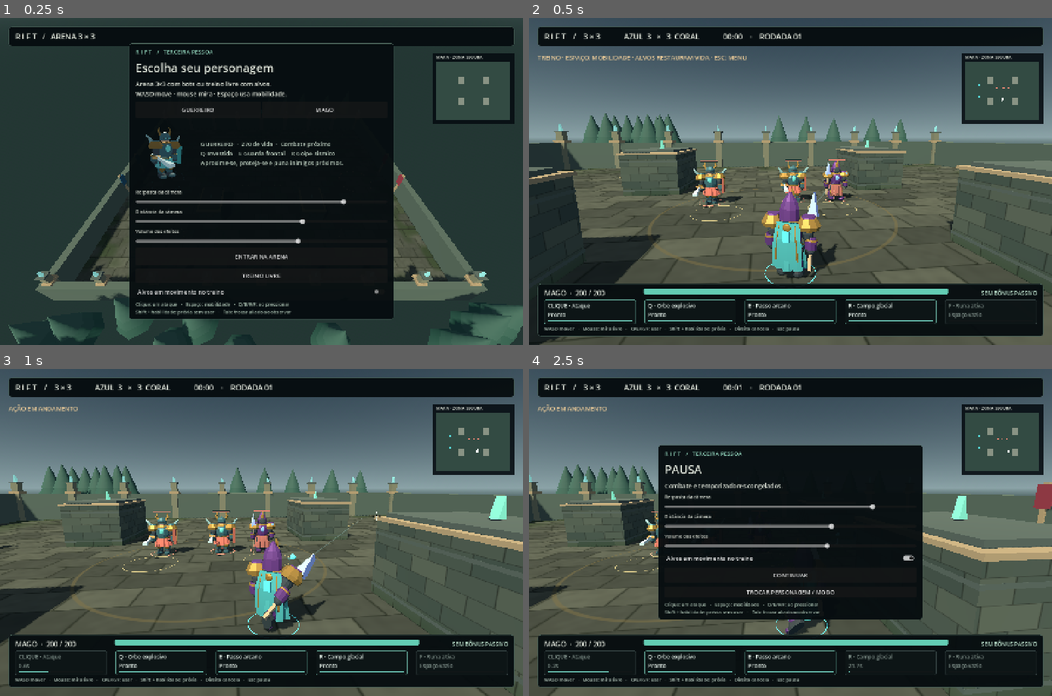
Above: before the commit, frames 1-4 (two rows, left to right).
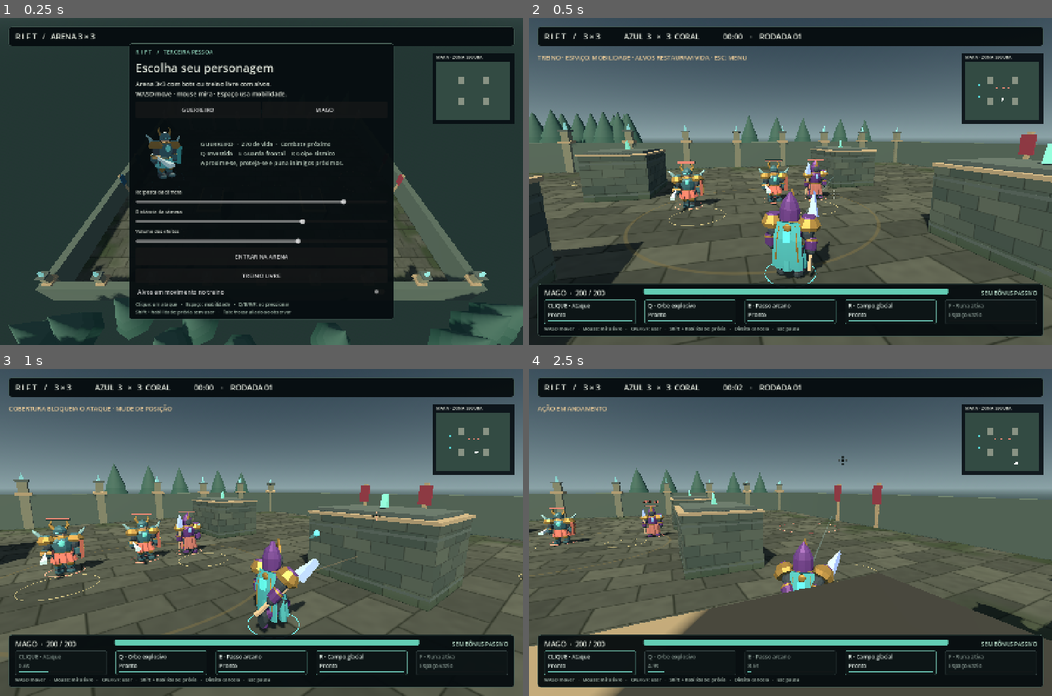
Above: after the commit, the same moments.

Repository: eduardo-aop/JoguinhoO
Game: Godot game, scene res://tests/brawler_preview.tscn
Same seed, same stepped clock (60 frames per second), same inputs: the game is played once before the commit and once after it. This scene is started directly instead of the project's main scene.
Inputs (mouse positions are in pixels of both pictures, inside the frame that each line leads up to):
- Up to frame 1 (0.25 s): no input
- Up to frame 2 (0.5 s): no input
- Up to frame 3 (1 s): tap Enter at 0.5 s; move the mouse to (376, 516) at 0.52 s; hold D (move_right) from 0.53 s (still down); tap Shift at 0.6 s; click (376, 516) at 0.67 s; tap Space at 0.77 s
- Up to frame 4 (2.5 s): move the mouse to (685, 548) at 1.27 s; release D (move_right) at 1.28 s; hold S (move_back) 1.28-2.03 s; tap Q at 1.35 s; click (685, 548) at 1.42 s; tap Space at 1.52 s; move the mouse to (842, 460) at 2.02 s; hold D (move_right) from 2.03 s (still down); tap E at 2.1 s; click (842, 460) at 2.17 s

Frame 1 is identical in both runs. In frame 2, 14% of the frame differs, in the area x 0-100%, y 28-100%; in frame 3, 19%; in frame 4, 39%, in the area x 0-100%, y 4-100%.

Commit message:
feat: suaviza retorno da camera com cursor livre

Diff:
--- /dev/null
+++ b/docs/validacao-retorno-camera/report.json
@@ -0,0 +1,218 @@
+{
+  "generated_utc": "2026-09-11T19:37:31.898682+00:00",
+  "project": "JoguinhoO",
+  "tests": [
+    {
+      "name": "camera_return",
+      "checks": 8,
+      "failures": 0,
+      "exit_code": 0,
+      "script_errors": false,
+      "unexpected_errors": [],
+      "environment_warnings": [
+        "ERROR: Failed to open 'user://logs/godot2026-09-11T16.37.32.log'.",
+        "ERROR: Failed to open log file for writing: user://logs/godot.log",
+        "ERROR: Condition \"ret != noErr\" is true. Returning: \"\""
+      ],
+      "passed": true
+    },
+    {
+      "name": "hazard_response",
+      "checks": 12,
+      "failures": 0,
+      "exit_code": 0,
+      "script_errors": false,
+      "unexpected_errors": [],
+      "environment_warnings": [
+        "ERROR: Failed to open 'user://logs/godot2026-09-11T16.37.32.log'.",
+        "ERROR: Failed to open log file for writing: user://logs/godot.log",
+        "ERROR: Condition \"ret != noErr\" is true. Returning: \"\""
+      ],
+      "passed": true
+    },
+    {
+      "name": "quickcast",
+      "checks": 29,
+      "failures": 0,
+      "exit_code": 0,
+      "script_errors": false,
+      "unexpected_errors": [],
+      "environment_warnings": [
+        "ERROR: Failed to open 'user://logs/godot2026-09-11T16.37.32.log'.",
+        "ERROR: Failed to open log file for writing: user://logs/godot.log",
+        "ERROR: Condition \"ret != noErr\" is true. Returning: \"\""
+      ],
+      "passed": true
+    },
+    {
+      "name": "brawler",
+      "checks": 25,
+      "failures": 0,
+      "exit_code": 0,
+      "script_errors": false,
+      "unexpected_errors": [],
+      "environment_warnings": [
+        "ERROR: Failed to open 'user://logs/godot2026-09-11T16.37.33.log'.",
+        "ERROR: Failed to open log file for writing: user://logs/godot.log",
+        "ERROR: Condition \"ret != noErr\" is true. Returning: \"\""
+      ],
+      "passed": true
+    },
+    {
+      "name": "suite",
+      "checks": 67,
+      "failures": 0,
+      "exit_code": 0,
+      "script_errors": false,
+      "unexpected_errors": [],
+      "environment_warnings": [
+        "ERROR: Failed to open 'user://logs/godot2026-09-11T16.37.33.log'.",
+        "ERROR: Failed to open log file for writing: user://logs/godot.log",
+        "ERROR: Condition \"ret != noErr\" is true. Returning: \"\""
+      ],
+      "passed": true
+    },
+    {
+      "name": "polish",
+      "checks": 20,
+      "failures": 0,
+      "exit_code": 0,
+      "script_errors": false,
+      "unexpected_errors": [],
+      "environment_warnings": [
+        "ERROR: Failed to open 'user://logs/godot2026-09-11T16.37.35.log'.",
+        "ERROR: Failed to open log file for writing: user://logs/godot.log",
+        "ERROR: Condition \"ret != noErr\" is true. Returning: \"\""
+      ],
+      "passed": true
+    },
+    {
+      "name": "control",
+      "checks": 19,
+      "failures": 0,
+      "exit_code": 0,
+      "script_errors": false,
+      "unexpected_errors": [],
+      "environment_warnings": [
+        "ERROR: Failed to open 'user://logs/godot2026-09-11T16.37.35.log'.",
+        "ERROR: Failed to open log file for writing: user://logs/godot.log",
+        "ERROR: Condition \"ret != noErr\" is true. Returning: \"\""
+      ],
+      "passed": true
+    },
+    {
+      "name": "survival_camera",
+      "checks": 21,
+      "failures": 0,
+      "exit_code": 0,
+      "script_errors": false,
+      "unexpected_errors": [],
+      "environment_warnings": [
+        "ERROR: Failed to open 'user://logs/godot2026-09-11T16.37.35.log'.",
+        "ERROR: Failed to open log file for writing: user://logs/godot.log",
+        "ERROR: Condition \"ret != noErr\" is true. Returning: \"\""
+      ],
+      "passed": true
+    },
+    {
+      "name": "input_and_stress",
+      "checks": 26,
+      "failures": 0,
+      "exit_code": 0,
+      "script_errors": false,
+      "unexpected_errors": [],
+      "environment_warnings": [
+        "ERROR: Failed to open 'user://logs/godot2026-09-11T16.37.36.log'.",
+        "ERROR: Failed to open log file for writing: user://logs/godot.log",
+        "ERROR: Condition \"ret != noErr\" is true. Returning: \"\""
+      ],
+      "passed": true
+    },
+    {
+      "name": "attack_timing",
+      "checks": 6,
+      "failures": 0,
+      "exit_code": 0,
+      "script_errors": false,
+      "unexpected_errors": [],
+      "environment_warnings": [
+        "ERROR: Failed to open 'user://logs/godot2026-09-11T16.37.44.log'.",
+        "ERROR: Failed to open log file for writing: user://logs/godot.log",
+        "ERROR: Condition \"ret != noErr\" is true. Returning: \"\""
+      ],
+      "passed": true
+    },
+    {
+      "name": "effects",
+      "checks": 18,
+      "failures": 0,
+      "exit_code": 0,
+      "script_errors": false,
+      "unexpected_errors": [],
+      "environment_warnings": [
+        "ERROR: Failed to open 'user://logs/godot2026-09-11T16.37.44.log'.",
+        "ERROR: Failed to open log file for writing: user://logs/godot.log",
+        "ERROR: Condition \"ret != noErr\" is true. Returning: \"\""
+      ],
+      "passed": true
+    },
+    {
+      "name": "tactics",
+      "checks": 8,
+      "failures": 0,
+      "exit_code": 0,
+      "script_errors": false,
+      "unexpected_errors": [],
+      "environment_warnings": [
+        "ERROR: Failed to open 'user://logs/godot2026-09-11T16.37.44.log'.",
+        "ERROR: Failed to open log file for writing: user://logs/godot.log",
+        "ERROR: Condition \"ret != noErr\" is true. Returning: \"\""
+      ],
+      "passed": true
+    },
+    {
+      "name": "telemetry",
+      "checks": 7,
+      "failures": 0,
+      "exit_code": 0,
+      "script_errors": false,
+      "unexpected_errors": [],
+      "environment_warnings": [
+        "ERROR: Failed to open 'user://logs/godot2026-09-11T16.37.44.log'.",
+        "ERROR: Failed to open log file for writing: user://logs/godot.log",
+        "ERROR: Condition \"ret != noErr\" is true. Returning: \"\""
+      ],
+      "passed": true
+    },
+    {
+      "name": "dash_timing",
+      "checks": 6,
+      "failures": 0,
+      "exit_code": 0,
+      "script_errors": false,
+      "unexpected_errors": [],
+      "environment_warnings": [
+        "ERROR: Failed to open 'user://logs/godot2026-09-11T16.37.45.log'.",
+        "ERROR: Failed to open log file for writing: user://logs/godot.log",
+        "ERROR: Condition \"ret != noErr\" is true. Returning: \"\""
+      ],
+      "passed": true
+    },
+    {
+      "name": "hitbox",
+      "checks": 8,
+      "failures": 0,
+      "exit_code": 0,
+      "script_errors": false,
+      "unexpected_errors": [],
+      "environment_warnings": [
+        "ERROR: Failed to open 'user://logs/godot2026-09-11T16.37.45.log'.",
+        "ERROR: Failed to open log file for writing: user://logs/godot.log",
+        "ERROR: Condition \"ret != noErr\" is true. Returning: \"\""
+      ],
+      "passed": true
+    }
+  ],
+  "checks": 280,
+  "passed": true
+}
--- a/scripts/camera_rig.gd
+++ b/scripts/camera_rig.gd
@@ -6,6 +6,8 @@
 var camera: Camera3D
 var pitch: float = -.28
 var yaw := 0.0
+var return_yaw := 0.0
+var follow_orbit_enabled := true
 var model_visible := true
 var cursor_position := Vector2.ZERO
 var current_distance := 6.0
@@ -29,11 +31,32 @@
 	if get_tree().paused: return
 	if event is InputEventMouseMotion or event is InputEventMouseButton:
 		cursor_position = event.position.clamp(Vector2.ZERO,get_viewport().get_visible_rect().size)
+		if event is InputEventMouseMotion and event.screen_relative.length_squared() > .01:
+			set_return_direction()
+
+func set_return_direction() -> void:
+	if not is_instance_valid(actor): return
+	var point: Vector3 = aim_query().position
+	var offset := point-actor.global_position
+	if Vector2(offset.x,offset.z).length() < .25: return
+	var heading := atan2(-offset.x,-offset.z)
+	# Sample user intent once. Chasing actor yaw each frame would endlessly
+	# rotate both camera and aim with a stationary off-center cursor.
+	return_yaw = yaw+clampf(angle_difference(yaw,heading),-deg_to_rad(25),deg_to_rad(25))
+
+func update_orbit(dt: float) -> void:
+	if not follow_orbit_enabled: return
+	if actor is RiftFighter and not actor.human:
+		return_yaw = actor.rotation.y
+	var step := angle_difference(yaw,return_yaw)*(1.0-exp(-4.0*dt))
+	yaw = wrapf(yaw+clampf(step,-dt*deg_to_rad(70),dt*deg_to_rad(70)),-PI,PI)
+	rotation = Vector3(pitch,yaw,0)
 
 func look(delta: Vector2) -> void:
 	yaw = wrapf(yaw-delta.x*settings.mouse_sensitivity,-PI,PI)
 	pitch = clampf(pitch-delta.y*settings.mouse_sensitivity,-1.05,.45)
 	rotation = Vector3(pitch,yaw,0)
+	return_yaw = yaw
 	update_collision(0)
 
 func aim_toward(point: Vector3) -> void:
@@ -41,6 +64,7 @@
 	yaw = atan2(-offset.x,-offset.z)
 	pitch = clampf(atan2(offset.y,Vector2(offset.x,offset.z).length()),-1.05,.45)
 	rotation = Vector3(pitch,yaw,0)
+	return_yaw = yaw
 	update_collision(0)
 
 func snap_to_actor() -> void:
@@ -48,6 +72,7 @@
 	global_position = follow_target()
 	rotation = Vector3(pitch,yaw,0)
 	cursor_position = get_viewport().get_visible_rect().size*.5
+	return_yaw = yaw
 	update_collision(0)
 
 func follow_target() -> Vector3:
@@ -55,6 +80,7 @@
 
 func _physics_process(dt: float) -> void:
 	if not is_instance_valid(actor): return
+	update_orbit(dt)
 	global_position = global_position.lerp(follow_target(),1.0-exp(-settings.camera_follow_speed*dt))
 	update_collision(dt)
 
--- a/tests/brawler_preview.gd
+++ b/tests/brawler_preview.gd
@@ -18,6 +18,8 @@
 	var original_rotation := game.rig.rotation
 	get_viewport().push_input(motion,true)
 	print("FREE_CURSOR_NATIVE visible=",Input.mouse_mode == Input.MOUSE_MODE_VISIBLE," camera_stable=",game.rig.rotation == original_rotation," cursor=",game.rig.cursor_position)
+	await get_tree().create_timer(1.2).timeout
+	print("CAMERA_RETURN_NATIVE before=",original_rotation.y," after=",game.rig.yaw," free=",Input.mouse_mode == Input.MOUSE_MODE_VISIBLE)
 	await capture("res://work/brawler-training.png")
 	var preview := InputEventKey.new()
 	preview.physical_keycode = KEY_R
--- /dev/null
+++ b/tests/camera_return.gd
@@ -0,0 +1,52 @@
+extends SceneTree
+var checks := 0
+var failures := 0
+func _initialize() -> void: call_deferred("run")
+func check(ok: bool,label: String) -> void:
+	checks += 1
+	if not ok: failures += 1
+	print("PASS " if ok else "FAIL ",label)
+func run() -> void:
+	var game: RiftArena = load("res://scenes/arena.tscn").instantiate()
+	root.add_child(game)
+	game.start_round("mage",true,true)
+	for f in game.fighters: f.set_physics_process(false)
+	var rig := game.rig
+	rig.set_physics_process(false)
+	var initial := rig.yaw
+	var motion := InputEventMouseMotion.new()
+	motion.position = root.get_visible_rect().size*.5+Vector2(180,0)
+	motion.screen_relative = Vector2(180,0)
+	root.push_input(motion,true)
+	check(rig.yaw == initial and rig.cursor_position == motion.position,"cursor stays free; camera does not snap on input")
+	check(absf(angle_difference(initial,rig.return_yaw)) > .01 and absf(angle_difference(initial,rig.return_yaw)) <= deg_to_rad(25)+.001,"return samples aim with limited variation")
+	var target := rig.return_yaw
+	rig.update_orbit(1.0/60)
+	check(absf(angle_difference(initial,rig.yaw)) > 0 and absf(angle_difference(initial,rig.yaw)) < absf(angle_difference(initial,target)),"camera eases toward character facing")
+	for i in 180:
+		game.player.refresh_cursor_aim()
+		rig.update_orbit(1.0/60)
+	check(absf(angle_difference(rig.yaw,target)) < .001,"camera settles behind sampled facing")
+	var settled := rig.yaw
+	for i in 300:
+		game.player.refresh_cursor_aim()
+		rig.update_orbit(1.0/60)
+	check(absf(angle_difference(settled,rig.yaw)) < .001,"stationary cursor cannot cause endless orbit")
+	check(rig.cursor_position == motion.position,"return does not warp or recenter cursor")
+	rig.yaw = 0
+	rig.return_yaw = .1
+	rig.update_orbit(1.0/30)
+	var one_step := rig.yaw
+	rig.yaw = 0
+	rig.update_orbit(1.0/60)
+	rig.update_orbit(1.0/60)
+	check(is_equal_approx(one_step,rig.yaw),"small-angle damping consistent across frame rates")
+	rig.yaw = PI-.01
+	rig.return_yaw = -PI+.02
+	rig.update_orbit(1.0/60)
+	check(absf(angle_difference(PI-.01,rig.yaw)) < .02,"return crosses angle wrap without a full turn")
+	game.queue_free()
+	await process_frame
+	await process_frame
+	print("CAMERA_RETURN_COMPLETE checks=%d failures=%d" % [checks,failures])
+	quit(1 if failures else 0)
--- a/tests/survival_camera.gd
+++ b/tests/survival_camera.gd
@@ -15,6 +15,7 @@
 	for f in game.fighters: f.set_physics_process(false)
 	var rig := game.rig
 	rig.set_physics_process(false)
+	rig.follow_orbit_enabled = false
 	check(rig.current_distance <= game.settings.camera_distance,"camera validates collision on spawn")
 	var p := game.player
 	p.position = Vector3(0,.01,0)
Not shown, added: tests/camera_return.gd.uid
Not shown, changed: AGENTS.md
Not shown, changed: README.md
Not shown, changed: docs/CAMERA-TERCEIRA-PESSOA.md
Not shown, changed: docs/GUIA-DE-TESTE.md
Not shown, added: docs/validacao-retorno-camera/attack_timing.log
Not shown, added: docs/validacao-retorno-camera/brawler.log
Not shown, added: docs/validacao-retorno-camera/camera_return.log
Not shown, added: docs/validacao-retorno-camera/control.log
Not shown, added: docs/validacao-retorno-camera/dash_timing.log
Not shown, added: docs/validacao-retorno-camera/effects.log
Not shown, added: docs/validacao-retorno-camera/hazard_response.log
(and 9 more such lines)
